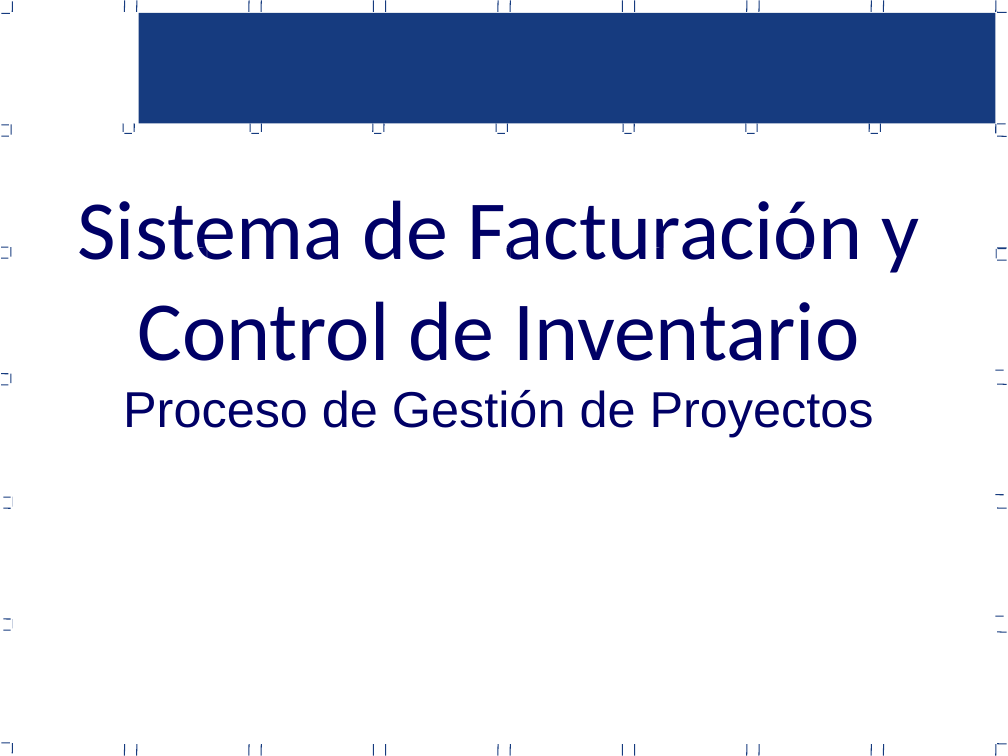
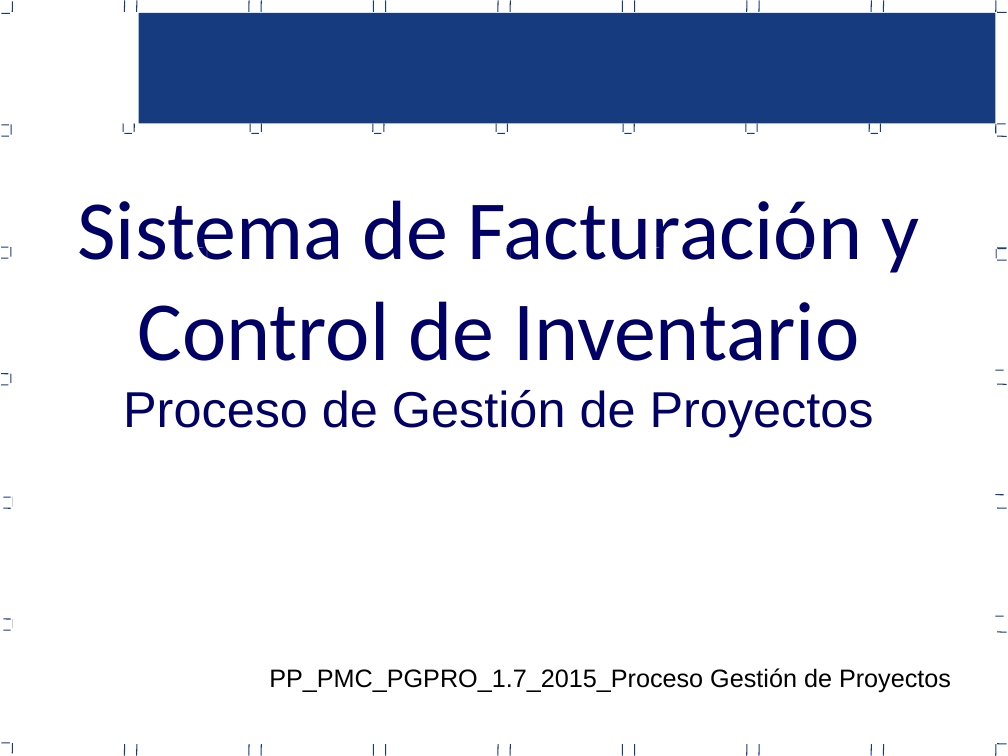
Before and after one commit to jcbv/WilsonStore, a slide deck: slide 1 of Documentacion/CMMI Nivel 2/Area PP_PMC/Proceso de gestion de proyectos PP-PMC.ppt. Drawn at 1008x756 pixels with LibreOffice and Linux fonts; fonts in the diff are those of the drawing; background and template pictures are left out. Boxes give left, top, right and bottom in pixels: in the first picture for what was removed or moved away, otherwise in the second. Text is boxed around its words. In the diff, an @@ line names an element or a change of style, - is before the commit and + after.

```diff
--- a/Documentacion/CMMI Nivel 2/Area PP_PMC/Proceso de gestion de proyectos PP-PMC.ppt
+++ b/Documentacion/CMMI Nivel 2/Area PP_PMC/Proceso de gestion de proyectos PP-PMC.ppt
@@ text added at (269, 668, 951, 692), 18 pt, text #000000 @@
+PP_PMC_PGPRO_1.7_2015_Proceso Gestión de Proyectos
```
